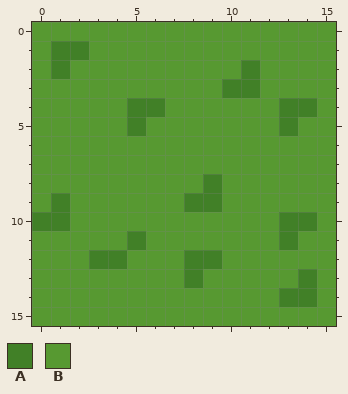
Pixel-art file: assets/textures/tilesets/grassland/edit.ase. Above, as it was before the edit.
16x16 pixels, 1 frame.
Palette (. is transparent): A #418027  B #579931
The result:
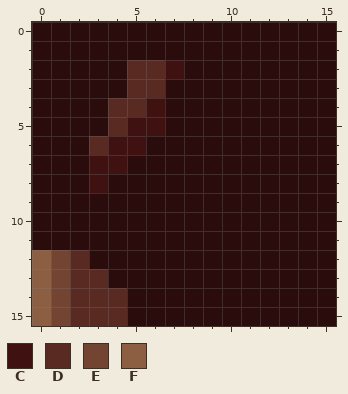
Colours new in this view: C #401111  D #592a21  E #734432  F #8c5e42
Change:
Colour B changes from #579931 to #2b0c0c.
Colour A becomes colour B in row 1 at x 1 to 2; in row 2 at x 1 and 11; in row 3 at x 10 to 11; in row 4 at x 13 to 14; in row 5 at x 13; in row 8 at x 9.
Colour A becomes colour B in row 9 at x 1 and 8 to 9; in row 10 at x 0 to 1 and 13 to 14; in row 11 at x 5 and 13; in row 12 at x 3 to 4 and 8 to 9; in row 13 at x 8 and 14; in row 14 at x 13 to 14.
Colour A becomes colour C in row 4 at x 6; in row 5 at x 5.
Colour B becomes colour C in row 2 at x 7; in row 5 at x 6; in row 6 at x 4 to 5; in row 7 at x 3 to 4; in row 8 at x 3.
Colour A becomes colour D in row 4 at x 5.
Colour B becomes colour D in rows 2 to 3 at x 5 to 6; in rows 4 to 5 at x 4; in row 6 at x 3; in row 12 at x 2; in row 13 at x 2 to 3; in rows 14 to 15 at x 2 to 4.
Colour B becomes colour E in rows 12 to 15 at x 1.
Colour B becomes colour F in rows 12 to 15 at x 0.
